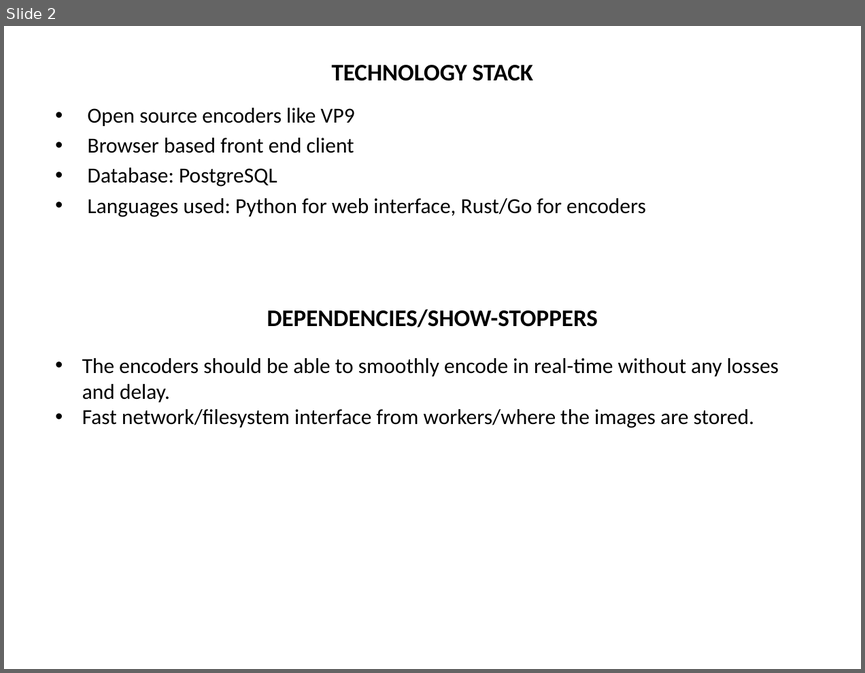
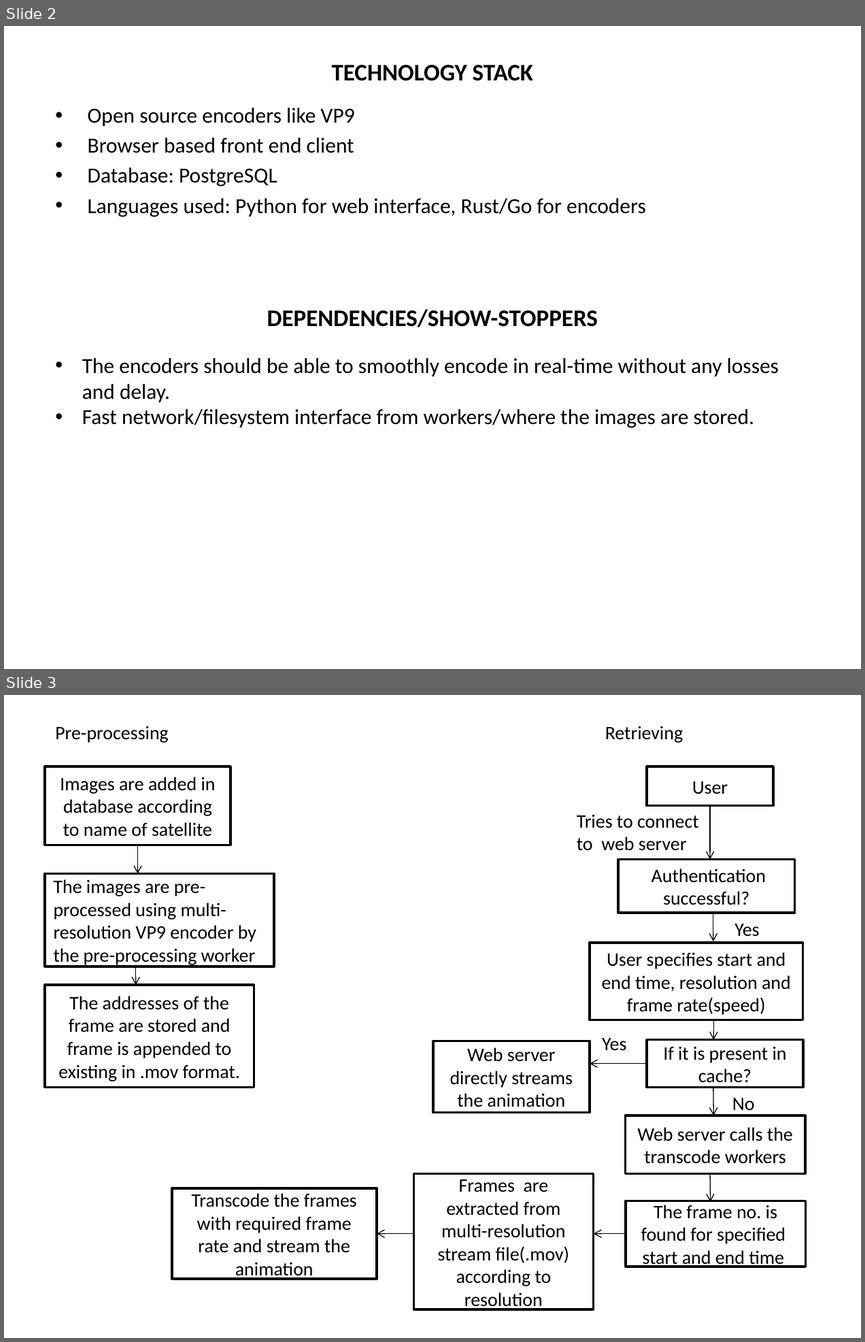
Before and after one commit to Dashree/sih2018, a slide deck: Gov_templates/Customized_animation.pptx. Shown one above the other, each under a label of ours: slide 2 before the commit, slides 2 and 3 after it. The pictures are 865x673 and 865x1342 pixels, drawn with LibreOffice and Linux fonts; fonts in the diff are those of the drawing. Boxes give left, top, right and bottom in pixels: in the first picture for what was removed or moved away, otherwise in the second. Text is boxed around its words. In the diff, an @@ line names an element or a change of style, - is before the commit and + after.

```diff
--- a/Gov_templates/Customized_animation.pptx
+++ b/Gov_templates/Customized_animation.pptx
@@ slide 3 added at <box>4,695,861,1338</box>, background #FFFFFF @@
@@ text added at <box>55,726,169,743</box>, 16 pt, text #000000 @@
+Pre-processing
@@ text added at <box>605,726,683,743</box>, 16 pt, text #000000 @@
+Retrieving
@@ rectangle added at <box>45,766,231,845</box>, fill #FFFFFF, outline #000000 2 pt, 16 pt, text #000000 @@
+Images are added in database according to name of satellite
@@ rectangle added at <box>647,766,773,806</box>, fill #FFFFFF, outline #000000 2 pt, 16 pt, text #000000 @@
+User
@@ text added at <box>577,814,699,851</box>, 16 pt, text #000000 @@
+Tries to connect
+to web server
@@ arrow added from (710, 806) to (710, 860), #000000 0.75 pt @@
@@ arrow added from (138, 845) to (138, 873), #000000 0.75 pt @@
@@ rectangle added at <box>45,873,275,966</box>, fill #FFFFFF, outline #000000 2 pt, 16 pt, text #000000 @@
+The images are pre-processed using multi-resolution VP9 encoder by the pre-processing worker
@@ rectangle added at <box>618,860,795,913</box>, fill #FFFFFF, outline #000000 2 pt, 16 pt, text #000000 @@
+Authentication successful?
@@ arrow added from (713, 913) to (713, 942), #000000 0.75 pt @@
@@ text added at <box>734,923,759,936</box>, 16 pt, text #000000 @@
+Yes
@@ rectangle added at <box>589,943,802,1020</box>, fill #FFFFFF, outline #000000 2 pt, 16 pt, text #000000 @@
+User specifies start and end time, resolution and frame rate(speed)
@@ arrow added from (136, 966) to (136, 985), #000000 0.75 pt @@
@@ rectangle added at <box>45,985,254,1087</box>, fill #FFFFFF, outline #000000 2 pt, 16 pt, text #000000 @@
+The addresses of the frame are stored and frame is appended to existing in .mov format.
@@ arrow added from (713, 1020) to (713, 1040), #000000 0.75 pt @@
@@ rectangle added at <box>433,1041,590,1113</box>, fill #FFFFFF, outline #000000 2 pt, 16 pt, text #000000 @@
+Web server directly streams the animation
@@ text added at <box>602,1038,626,1051</box>, 16 pt, text #000000 @@
+Yes
@@ rectangle added at <box>647,1040,804,1087</box>, fill #FFFFFF, outline #000000 2 pt, 16 pt, text #000000 @@
+If it is present in cache?
@@ arrow added from (647, 1064) to (589, 1064), #000000 0.75 pt @@
@@ arrow added from (713, 1087) to (713, 1116), #000000 0.75 pt @@
@@ text added at <box>732,1098,755,1115</box>, 16 pt, text #000000 @@
+No
@@ rectangle added at <box>626,1116,805,1174</box>, fill #FFFFFF, outline #000000 2 pt, 16 pt, text #000000 @@
+Web server calls the transcode workers
@@ rectangle added at <box>413,1173,594,1308</box>, fill #FFFFFF, outline #000000 2 pt, 16 pt, text #000000 @@
+Frames are extracted from multi-resolution stream file(.mov) according to resolution
@@ arrow added from (710, 1173) to (710, 1202), #000000 0.75 pt @@
@@ rectangle added at <box>172,1189,377,1279</box>, fill #FFFFFF, outline #000000 2 pt, 16 pt, text #000000 @@
+Transcode the frames with required frame rate and stream the animation
@@ rectangle added at <box>626,1200,805,1266</box>, fill #FFFFFF, outline #000000 2 pt, 16 pt, text #000000 @@
+The frame no. is found for specified start and end time
@@ arrow added from (413, 1233) to (377, 1233), #000000 0.75 pt @@
@@ arrow added from (626, 1233) to (594, 1233), #000000 0.75 pt @@
```
Also in this commit, not shown: 1 slide changed.
